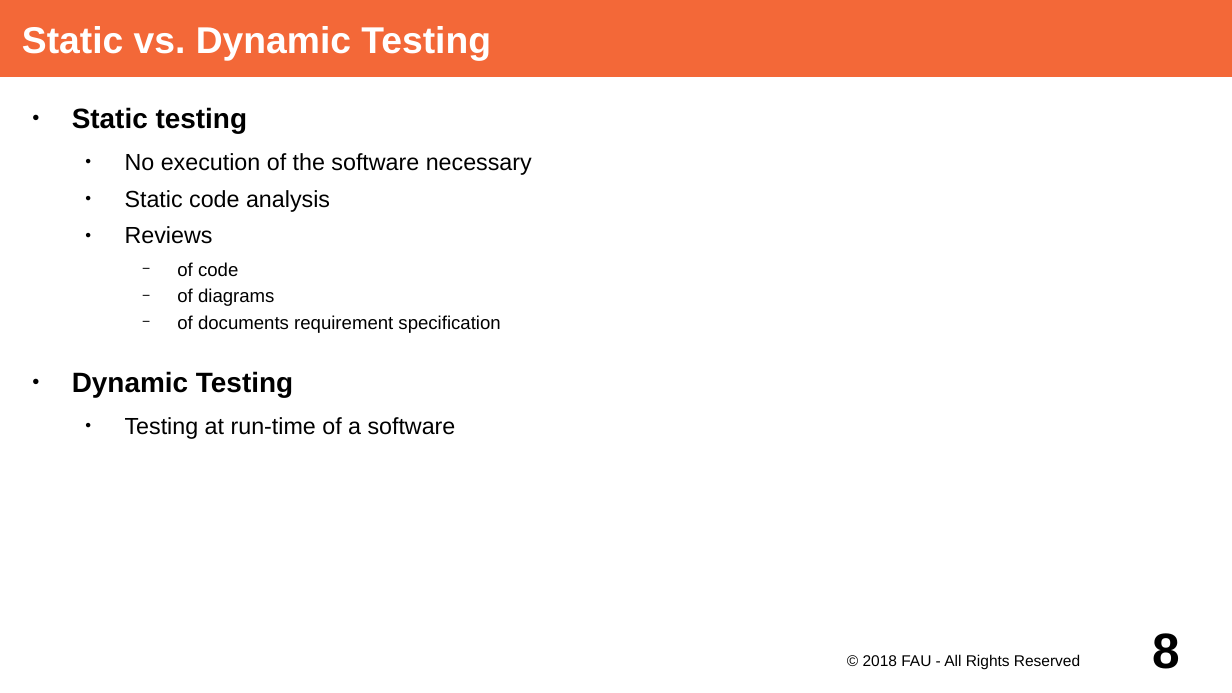
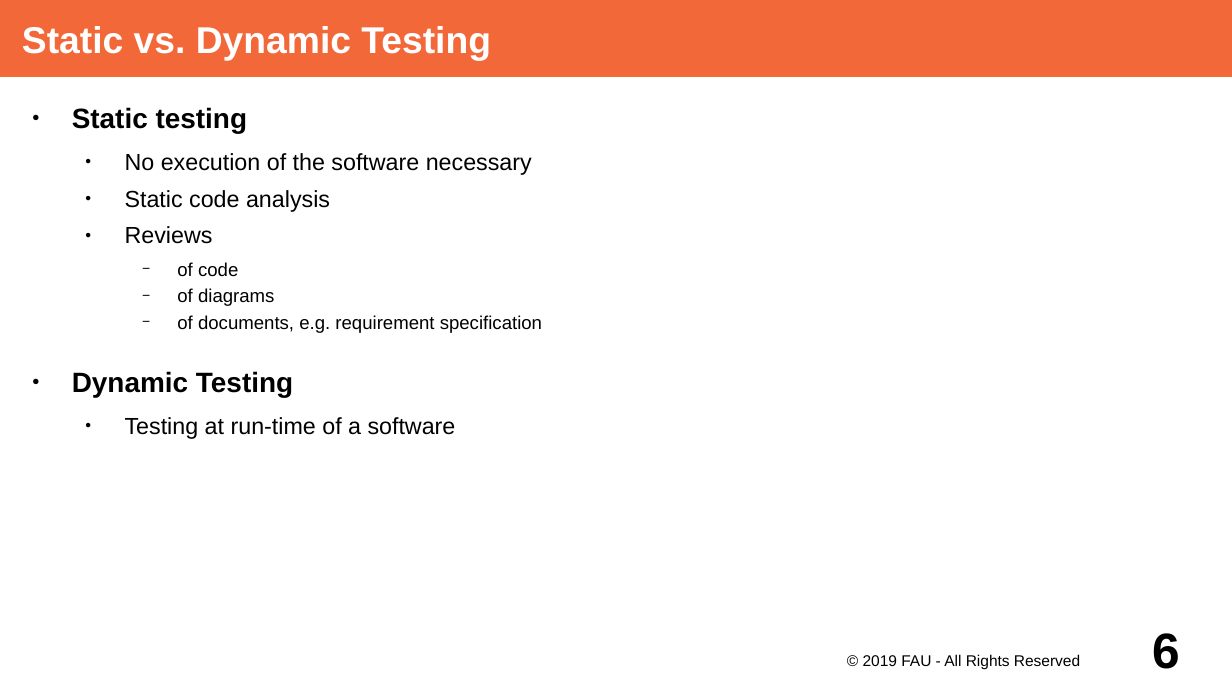
Before and after one commit to dirkriehle/adap-course, a slide deck: slide 6 of Lecture Slides/ADAP Y01- Testing Overview.odp (slide 8 before the commit). Drawn at 1232x693 pixels with LibreOffice and Linux fonts; fonts in the diff are those of the drawing. Boxes give left, top, right and bottom in pixels: in the first picture for what was removed or moved away, otherwise in the second. Text is boxed around its words. In the diff, an @@ line names an element or a change of style, - is before the commit and + after.

Commit message:
Finalize testing slides

```diff
--- a/Lecture Slides/ADAP Y01- Testing Overview.odp
+++ b/Lecture Slides/ADAP Y01- Testing Overview.odp
@@ text at box(177, 315, 542, 333): text changed @@
-    − of documents requirement specification
+    − of documents, e.g. requirement specification
@@ text at box(863, 654, 1080, 670): text changed @@
-© 2018 FAU - All Rights Reserved
+© 2019 FAU - All Rights Reserved
@@ page number at box(1152, 633, 1180, 669): text changed @@
-8
+6
```
Also in this commit, not shown: 11 other slides changed, 1 other file.
